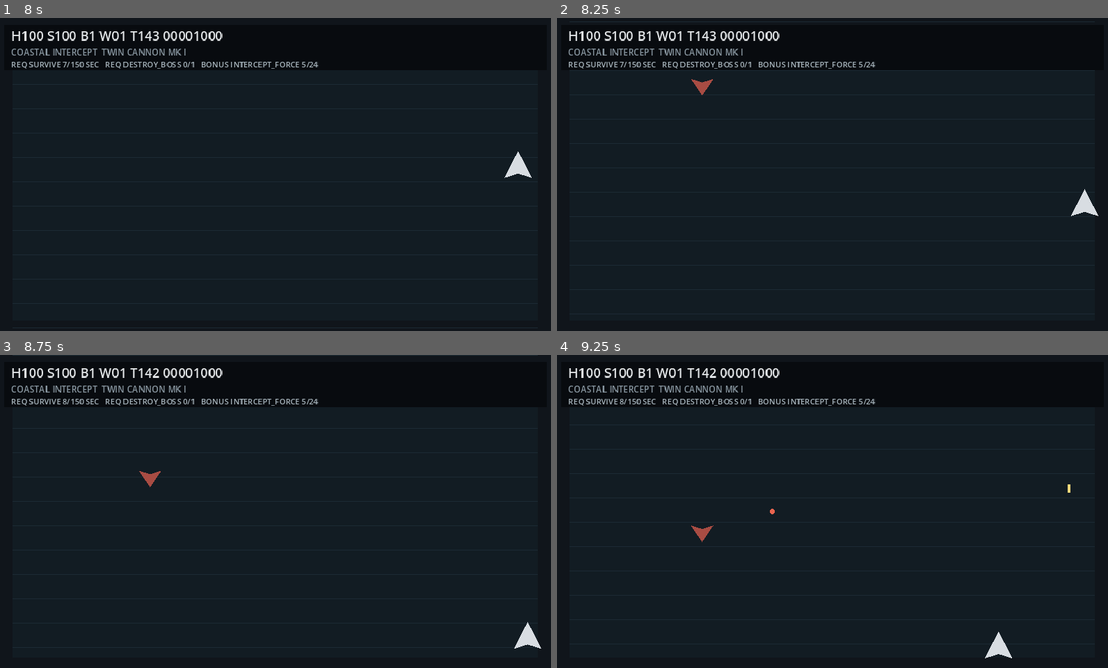
Above: before the commit, frames 1-4 (two rows, left to right).
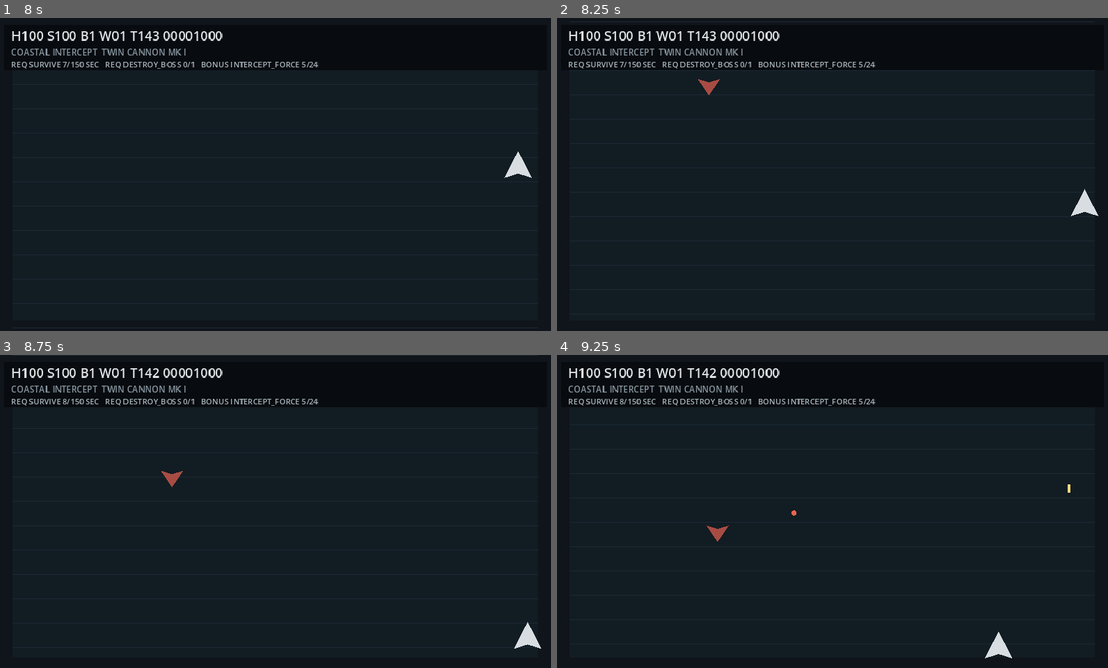
Above: after the commit, the same moments.

Repository: EVAVO-STUDIO/godot-462-strike-wing-94
Game: Godot game, scene res://scenes/main.tscn
The game is run twice, just before and just after one commit, with the same random seed, the same clock (stepped at 60 frames per second) and the same inputs.
Inputs:
- Up to frame 1 (8 s): tap Enter (confirm) at 0.5, 0.6, 4.35 s; hold D (move_right) 0.53-1.28 s; hold S (move_down) 1.28-2.03 s; tap Space (fire_primary) at 1.35 s; hold D (move_right) 2.03-2.78 s; tap X (fire_secondary) at 2.1, 5.85 s; hold W (move_up) 2.78-3.53 s; tap H (service_hull) at 2.85, 6.6 s; hold A (move_left) 3.53-5.03 s; tap J (service_shield) at 3.6, 7.35 s; hold S (move_down) 5.03-5.78 s; hold Space (fire_primary) 5.03-5.78 s; hold D (move_right) 5.78-6.53 s; hold W (move_up) 6.53-7.28 s; hold D (move_right) from 7.28 s (still down)
- Up to frame 2 (8.25 s): release D (move_right) at 8.03 s; hold S (move_down) from 8.03 s (still down); tap Enter (confirm) at 8.1 s
- Up to frame 3 (8.75 s): keep holding S (move_down)
- Up to frame 4 (9.25 s): release S (move_down) at 8.78 s; hold A (move_left) from 8.78 s (still down); tap Space (fire_primary) at 8.85 s

Frame 1 is identical in both runs. In frame 2, 0.1% of the frame differs, in the area x 24-30%, y 19-25%; in frame 3, 0.2%; in frame 4, 0.2%, in the area x 24-44%, y 49-60%.
Error in both runs: Invalid call to function 'permanent_index (via call)' in base 'Node (weapon_pickup_director.gd)'. Expected 1 arguments. (res://scripts/campaign_save.gd:68)

Commit message:
feat: enable enemy movement pattern director

Diff:
--- a/project.godot
+++ b/project.godot
@@ -17,6 +17,7 @@
 AccuracyDirector="*res://scripts/accuracy_director.gd"
 RewardDirector="*res://scripts/reward_director.gd"
 ServiceDirector="*res://scripts/service_director.gd"
+MovementPatternDirector="*res://scripts/movement_pattern_director.gd"
 
 [display]
 window/size/viewport_width=640
